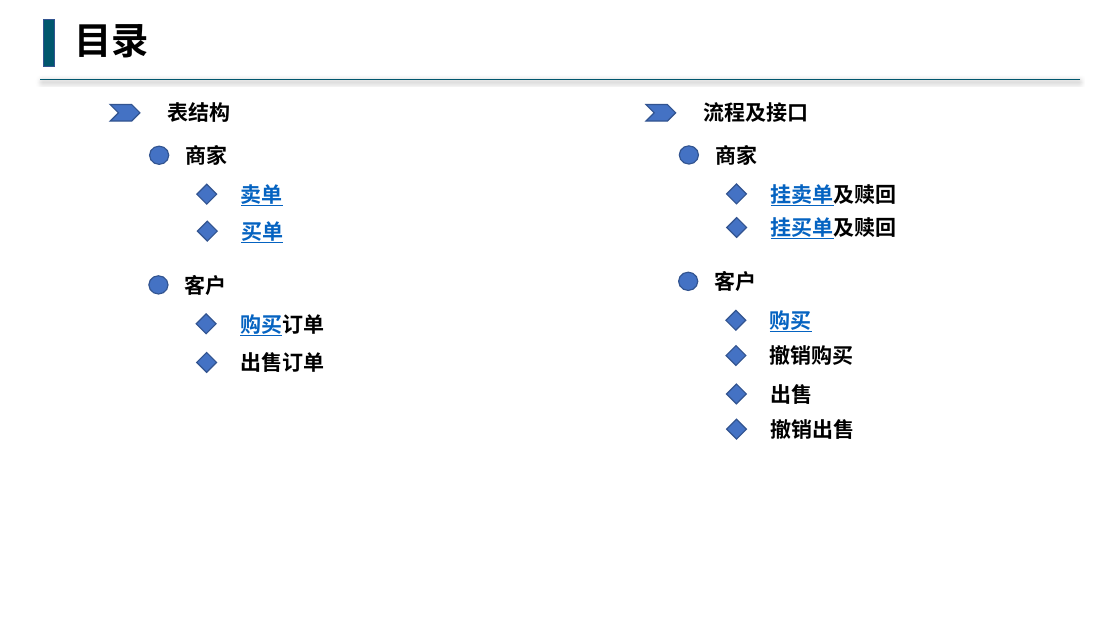
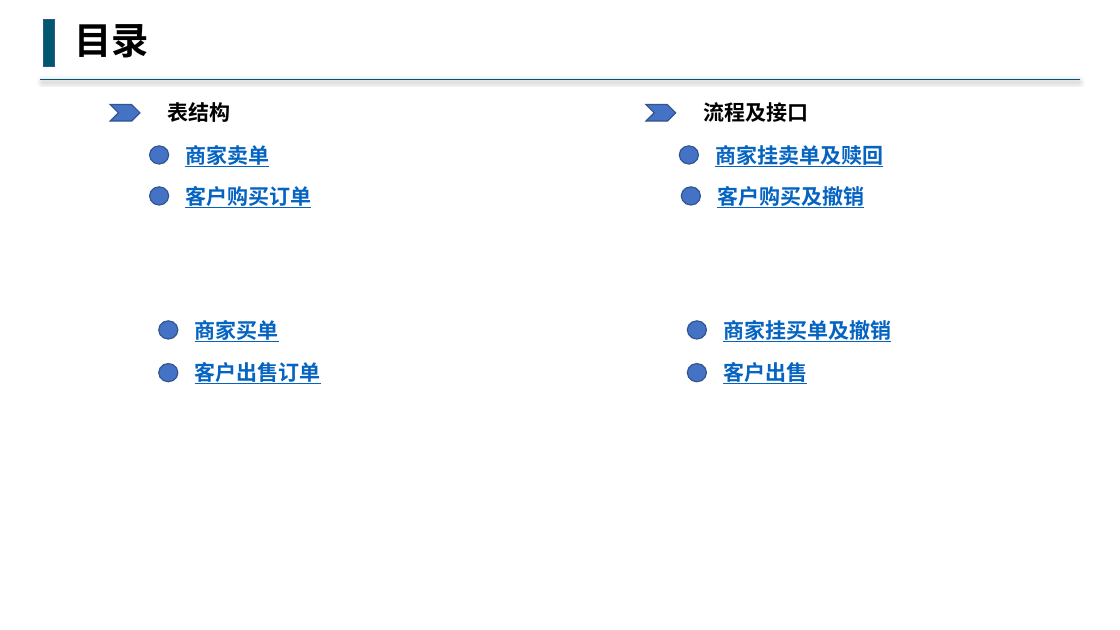
Before and after one commit to buddhachain/buddhaContract, a slide deck: slide 1 of doc/09.场外交易.pptx. Drawn at 1120x630 pixels with LibreOffice and Linux fonts; fonts in the diff are those of the drawing. Boxes give left, top, right and bottom in pixels: in the first picture for what was removed or moved away, otherwise in the second. Text is boxed around its words. In the diff, an @@ line names an element or a change of style, - is before the commit and + after.

```diff
--- a/doc/09.场外交易.pptx
+++ b/doc/09.场外交易.pptx
@@ text at (x1=185, y1=142, x2=269, y2=168): text changed; text colour #000000 to #0563C1 @@
-商家
+商家卖单
@@ text at (x1=715, y1=142, x2=883, y2=168): text changed; text colour #000000 to #0563C1 @@
-商家
+商家挂卖单及赎回
@@ ellipse moved from (x1=149, y1=276, x2=168, y2=294) to (x1=150, y1=187, x2=169, y2=205) @@
@@ text at (x1=185, y1=186, x2=311, y2=208): text changed; text colour #000000 to #0563C1 @@
-客户
+客户购买订单
@@ diamond removed at (x1=197, y1=184, x2=217, y2=204) @@
@@ text removed at (x1=241, y1=184, x2=283, y2=206) @@
-卖单
@@ ellipse moved from (x1=679, y1=272, x2=698, y2=291) to (x1=681, y1=187, x2=701, y2=205) @@
@@ text at (x1=717, y1=186, x2=864, y2=208): text changed; text colour #000000 to #0563C1 @@
-客户
+客户购买及撤销
@@ diamond removed at (x1=727, y1=184, x2=747, y2=204) @@
@@ text removed at (x1=771, y1=184, x2=897, y2=206) @@
-挂卖单及赎回
@@ diamond removed at (x1=197, y1=221, x2=218, y2=241) @@
@@ text removed at (x1=241, y1=221, x2=283, y2=243) @@
-买单
@@ diamond removed at (x1=727, y1=218, x2=747, y2=238) @@
@@ ellipse added at (x1=159, y1=321, x2=178, y2=339), fill #4472C4, outline #325491 1 pt @@
@@ text at (x1=195, y1=320, x2=279, y2=342): text changed @@
-购买订单
+商家买单
@@ diamond removed at (x1=197, y1=314, x2=217, y2=334) @@
@@ ellipse added at (x1=687, y1=321, x2=707, y2=339), fill #4472C4, outline #325491 1 pt @@
@@ text at (x1=723, y1=317, x2=891, y2=343): text changed @@
-挂买单及赎回
+商家挂买单及撤销
@@ diamond removed at (x1=726, y1=311, x2=746, y2=331) @@
@@ text removed at (x1=770, y1=310, x2=812, y2=332) @@
-购买
@@ diamond removed at (x1=197, y1=353, x2=217, y2=373) @@
@@ diamond removed at (x1=726, y1=345, x2=746, y2=365) @@
@@ text removed at (x1=770, y1=345, x2=854, y2=365) @@
-撤销购买
@@ ellipse added at (x1=159, y1=364, x2=178, y2=382), fill #4472C4, outline #325491 1 pt @@
@@ text at (x1=195, y1=362, x2=321, y2=384): text changed; text colour #000000 to #0563C1 @@
-出售订单
+客户出售订单
@@ ellipse added at (x1=687, y1=364, x2=707, y2=382), fill #4472C4, outline #325491 1 pt @@
@@ text at (x1=723, y1=362, x2=807, y2=384): text changed; text colour #000000 to #0563C1 @@
-出售
+客户出售
@@ diamond removed at (x1=727, y1=384, x2=747, y2=404) @@
@@ diamond removed at (x1=727, y1=419, x2=747, y2=439) @@
@@ text removed at (x1=771, y1=419, x2=855, y2=439) @@
-撤销出售
```
Also in this commit, not shown: 8 other slides changed.
